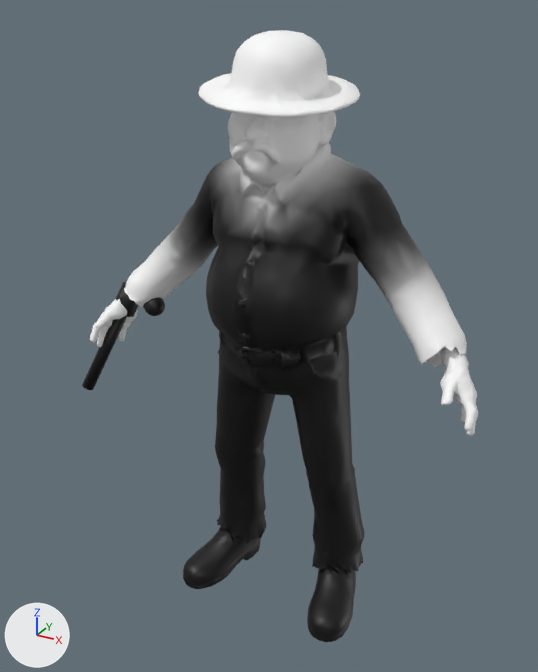
Two versions of the glTF model godot/assets3d/actors/yard_deputy.glb, one commit apart.
Rendered twice from a 50 mm lens placed at (0.961, -1.832, 1.826), pointed at (-0.039, -0.015, 0.917). Arrows for +X, +Y and +Z are at lower left; the lights stay in place. The older version comes first. Vertices at exactly the same position are counted once.

The older version as bpy lines, for what is in view:
```python
me_mesh_0_001 = bpy.data.meshes.new('Mesh_0.001')
me_mesh_0_001.from_pydata(...)  # 6257 vertices, 12456 faces; spans x -0.63..0.62, y -0.24..0.19, z 0.0..1.78
me_mesh_0_001.materials.append(mat_defaultmaterial)
me_mesh_0_006 = bpy.data.meshes.new('Mesh_0.006')
me_mesh_0_006.from_pydata(...)  # 236 vertices, 448 faces; spans x -0.666..-0.404, y -0.189..0.0, z 0.65..1.039
me_mesh_0_006.materials.append(mat_defaultmaterial_001)
ob_held_gear0 = bpy.data.objects.new('held_gear0', me_mesh_0_006)
ob_held_gear0.location = (0.0, 0.0, 0.0)
ob_yard_deputy = bpy.data.objects.new('yard_deputy', me_mesh_0_001)
ob_yard_deputy.location = (0.0, 0.0, 0.0)
```
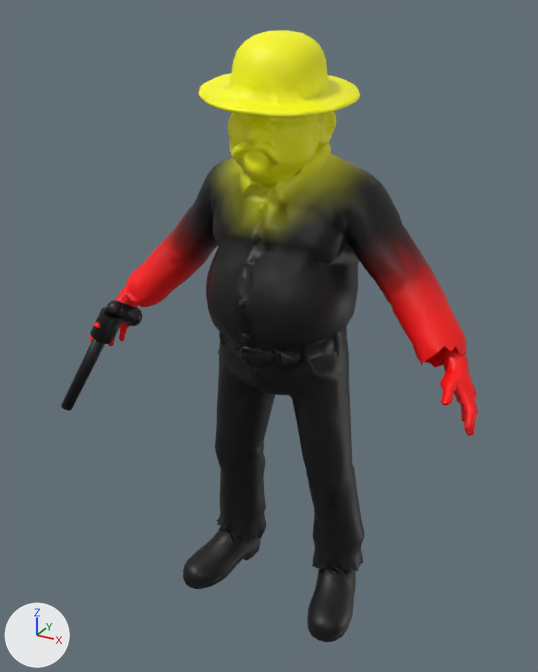
Diff of the bpy script that builds the scene:
```diff
--- a/godot/assets3d/actors/yard_deputy.glb.py
+++ b/godot/assets3d/actors/yard_deputy.glb.py
@@ me_mesh_0_001 @@
 me_mesh_0_001.from_pydata(...)  # 6257 vertices, 12456 faces; spans x -0.63..0.62, y -0.24..0.19, z 0.0..1.78
 # used by ob_yard_deputy; location = (0.0, 0.0, 0.0)
+# me_mesh_0_001 part 1: 7544 faces centred in x -0.63..0.62, y -0.24..0.19, z 0.79..1.77 are repainted in the vertex colours; the middle colour goes from white #ffffff to red #ff0000
 me_mesh_0_001.materials.append(mat_defaultmaterial)
@@ me_mesh_0_006 @@
 # used by ob_held_gear0; location = (0.0, 0.0, 0.0)
-me_mesh_0_006.from_pydata(...)  # 236 vertices, 448 faces; spans x -0.666..-0.404, y -0.189..0.0, z 0.65..1.039
+me_mesh_0_006.from_pydata(...)  # 236 vertices, 448 faces; spans x -0.708..-0.498, y -0.254..-0.017, z 0.595..0.983
+# me_mesh_0_006 part 2: the whole mesh is multiplied about its middle by the matrix ((0.179, -0.702, 0.689), (0.984, 0.125, -0.128), (0.004, 0.701, 0.713)), then moved by (-0.061, -0.044, -0.054)
 me_mesh_0_006.materials.append(mat_defaultmaterial_001)
```

Boxes [x1, y1, x2, y2] around the edits, measured in the pictures (538 x 672 px):
'held_gear0', reshaped: before [82, 282, 165, 390]; after [61, 300, 143, 411]
part 1 of me_mesh_0_001, recoloured (darker): [90, 30, 478, 436] in both
